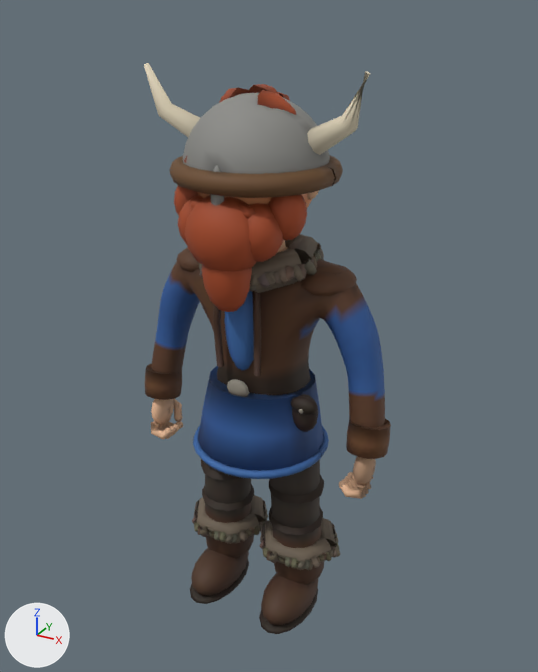
Before and after pictures for a commit that changed the glTF model dragonflyer/assets/villageois_chef.glb.
One viewpoint serves both versions: a 50 mm camera at (0.848, -1.511, 1.542) aimed at (0.019, -0.005, 0.789). Lighting does not change. The marker at lower left points along +X, +Y and +Z. The first picture is the older version. Vertices at exactly the same position are counted once.

In view in the first picture: 'Pieton', 'PietonTete'.
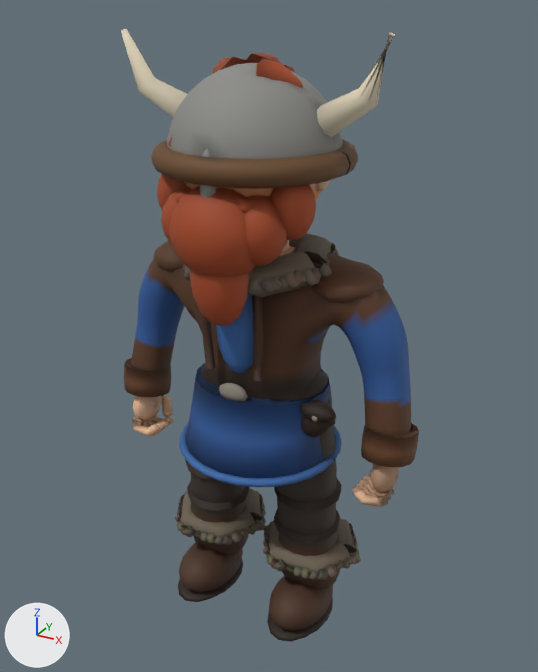
Pixel boxes (x1, y1, x2, y2) of what changed, in the pictures (538 x 672 px; the box of a moved part takes in the faces that stretch with it):
'Pieton', reshaped (20% wider)
    before: (145, 234, 391, 634)
    after: (124, 233, 419, 642)
'PietonTete', moved, rescaled (21% wider, 19% taller)
    before: (144, 63, 370, 312)
    after: (121, 29, 395, 326)
part 1 of me_pieton, moved or reshaped
    before: (265, 518, 336, 570)
    after: (269, 519, 355, 580)
part 2 of me_pieton, moved or reshaped
    before: (331, 546, 338, 558)
    after: (349, 552, 357, 564)
part 3 of me_pieton, moved or reshaped
    before: (145, 234, 391, 634)
    after: (124, 233, 419, 642)

What the commit changed:
me_pieton is used by ob_pieton; location (0.0, 0.0, 0.0).
me_pieton had 9086 vertices, 17240 faces and spanned x -0.356..0.356, y -0.196..0.166, z -0.013..1.04.
me_pieton now has 9086 vertices, 17240 faces and spans x -0.424..0.424, y -0.231..0.196, z -0.027..1.04.
me_pieton part 1: the loose piece of 83 vertices spanning x 0.0..0.22, y -0.097..0.097, z 0.158..0.222 is multiplied about its middle by the matrix ((1.2, 0.0, 0.005), (-0.001, 1.198, 0.018), (0.004, 0.018, 1.002)), then moved by (0.033, 0.002, 0.0).
me_pieton part 2: the loose piece of 23 vertices spanning x 0.203..0.232, y -0.017..0.013, z 0.178..0.207 is scaled about its middle by (1.2, 1.2, 1.01), then moved by (0.055, 0.001, 0.001).
me_pieton part 3: 8472 of 9086 vertices moved; they spanned x -0.356..0.356, y -0.196..0.166, z -0.013..1.04 and now span x -0.424..0.424, y -0.231..0.196, z -0.027..1.04; mean shift (-0.002, -0.001, 0.0); largest move (0.354, -0.031, 0.631) -> (0.423, -0.034, 0.633).
Other edits to the shape of me_pieton do not show in these pictures.
me_pietontete is used by ob_pietontete; location (0.0, 0.0, 0.0).
me_pietontete had 10820 vertices, 21376 faces and spanned x -0.276..0.276, y -0.238..0.167, z 0.906..1.429.
me_pietontete now has 10820 vertices, 21376 faces and spans x -0.326..0.326, y -0.28..0.197, z 0.883..1.5.
me_pietontete part 4: the whole mesh is scaled about its middle by 1.18, then moved by (0.0, -0.006, 0.025).
